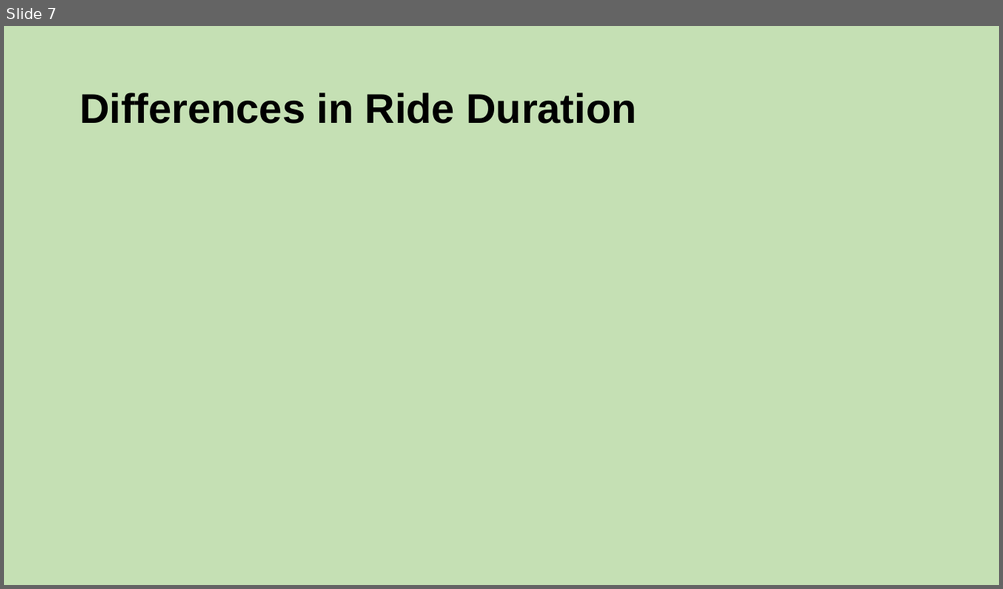
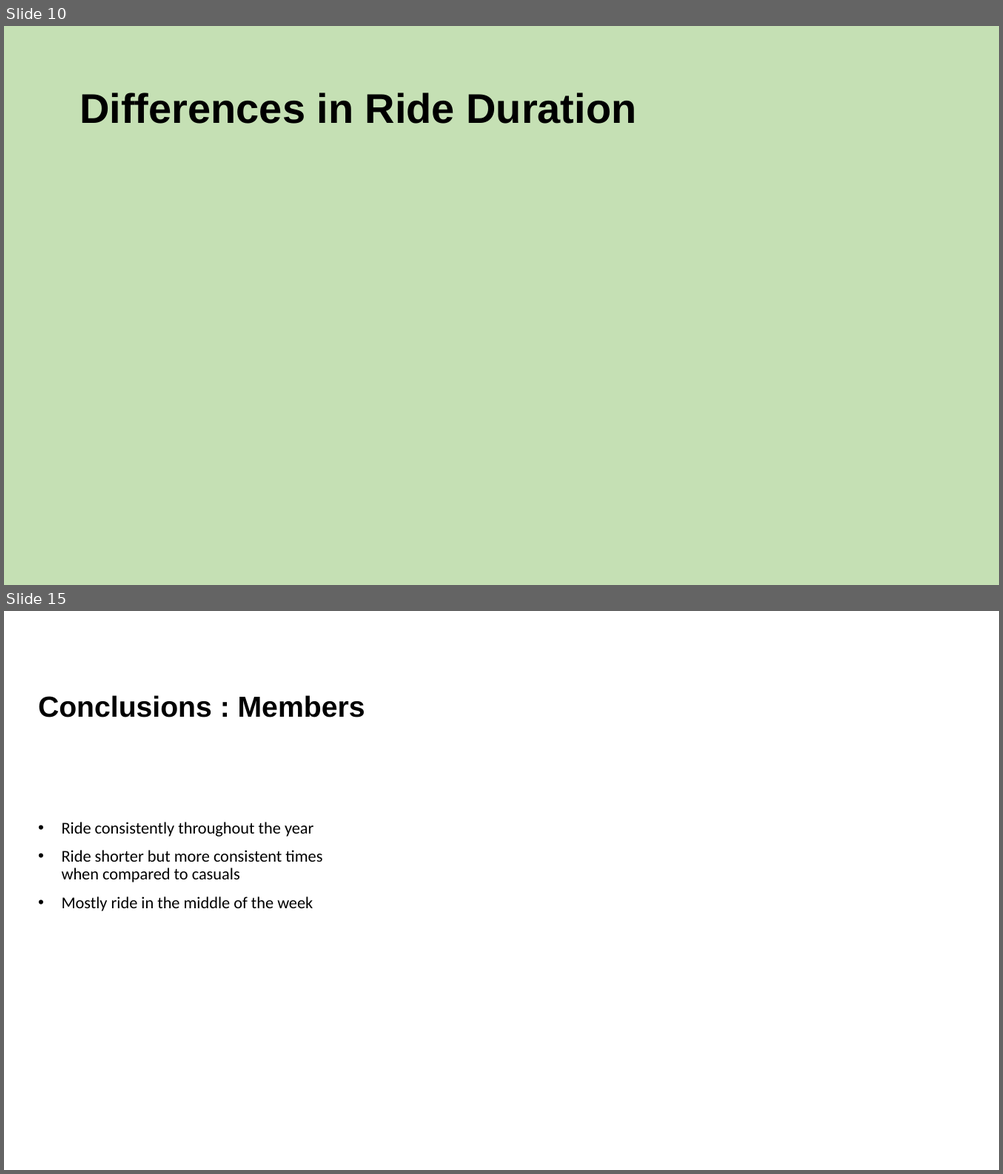
Before and after one commit to jason-heller/Rideshare-Case-Study, a slide deck: analysis_presentation.pptx. Shown one above the other, each under a label of ours: slide 7 before the commit, slides 10 and 15 after it; the slides between them are not shown. The pictures are 1003x589 and 1003x1174 pixels, drawn with LibreOffice and Linux fonts; fonts in the diff are those of the drawing. Boxes give left, top, right and bottom in pixels: in the first picture for what was removed or moved away, otherwise in the second. Text is boxed around its words. In the diff, an @@ line names an element or a change of style, - is before the commit and + after.

```diff
--- a/analysis_presentation.pptx
+++ b/analysis_presentation.pptx
@@ slide 15 added at <box>4,611,999,1170</box>, background #FFFFFF @@
@@ title added at <box>38,695,365,718</box>, 28 pt, text #000000, bold @@
+Conclusions : Members
@@ text added at <box>62,822,322,911</box>, 16 pt, text #000000 @@
+• Ride consistently throughout the year
+• Ride shorter but more consistent times when compared to casuals
+• Mostly ride in the middle of the week
@@ what was slide 7 is now slide 10 @@
```
Also in this commit, not shown: 3 slides changed, 5 other slides added.
